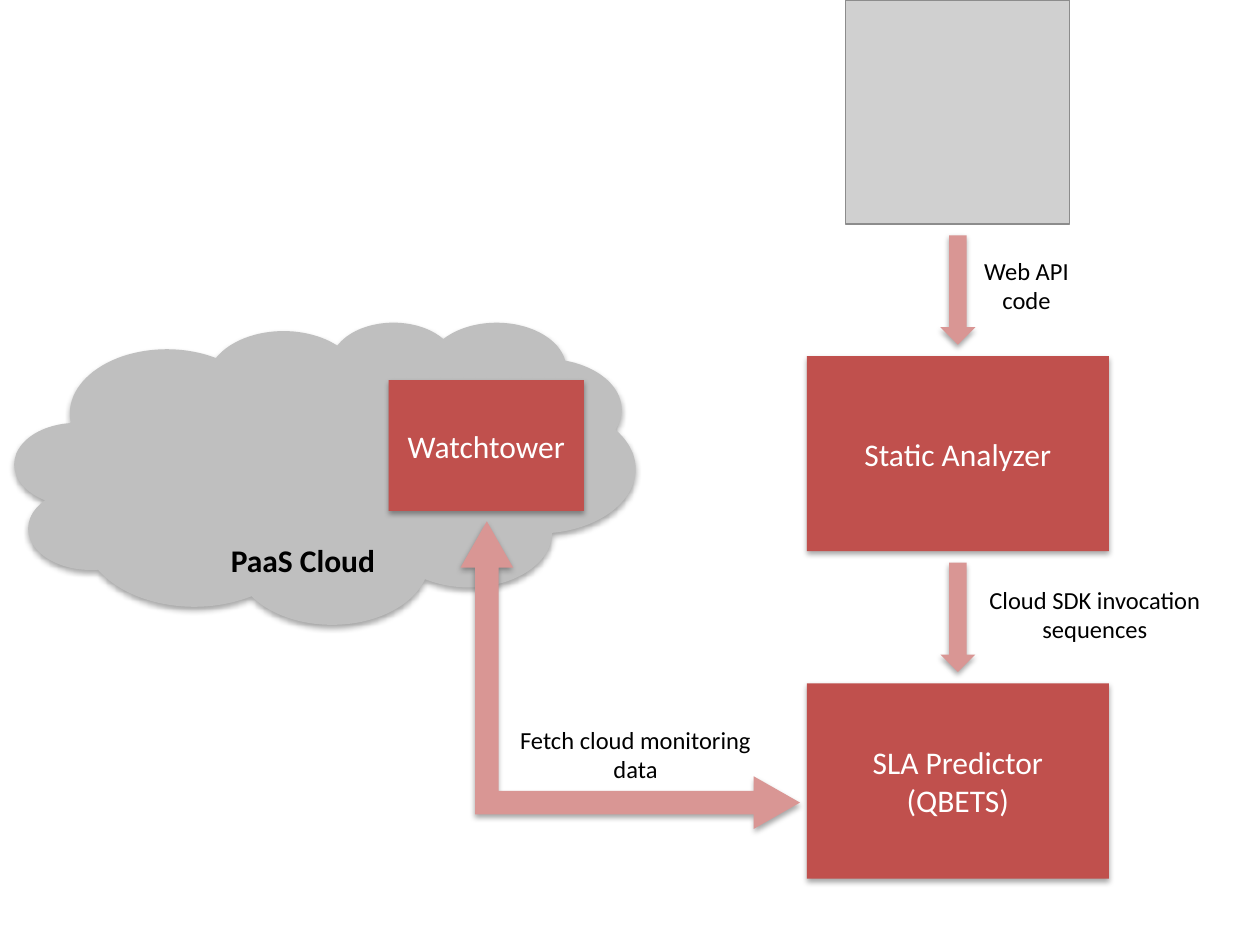
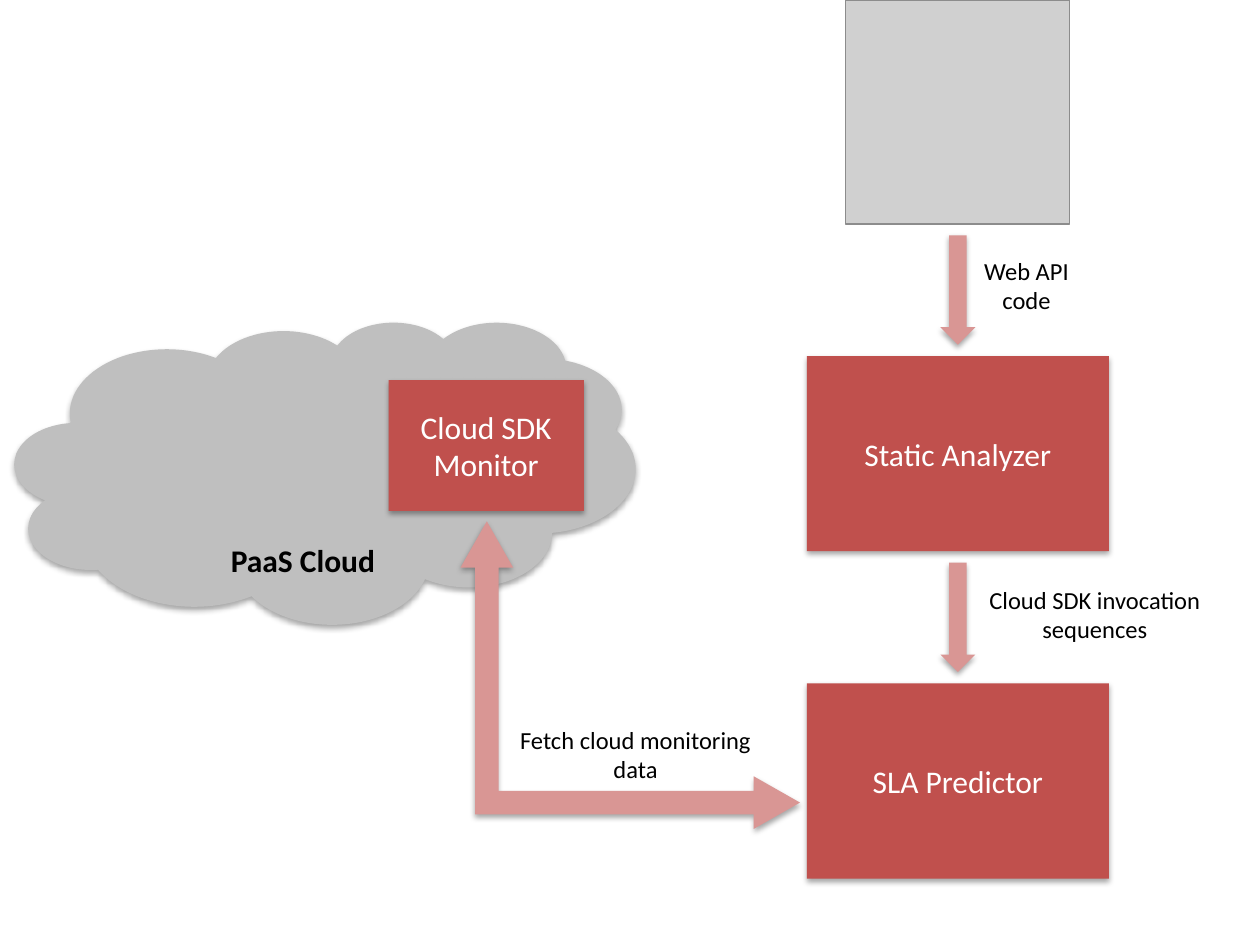
Before and after one commit to Dithn/eager-appscale, a slide deck: slide 1 of Eager/paper/oopsla/figures/FigureDesigns.pptx. Drawn at 1260x945 pixels with LibreOffice and Linux fonts; fonts in the diff are those of the drawing; grey boxes stand for pictures. Boxes give left, top, right and bottom in pixels: in the first picture for what was removed or moved away, otherwise in the second. Text is boxed around its words. In the diff, an @@ line names an element or a change of style, - is before the commit and + after.

```diff
--- a/Eager/paper/oopsla/figures/FigureDesigns.pptx
+++ b/Eager/paper/oopsla/figures/FigureDesigns.pptx
@@ text in rectangle at <box>421,417,551,476</box>: text changed @@
-Watchtower
+Cloud SDK Monitor
@@ text in rectangle at <box>873,771,1043,793</box>: text changed @@
-SLA Predictor (QBETS)
+SLA Predictor
```
Also in this commit, not shown: 2 other files.
